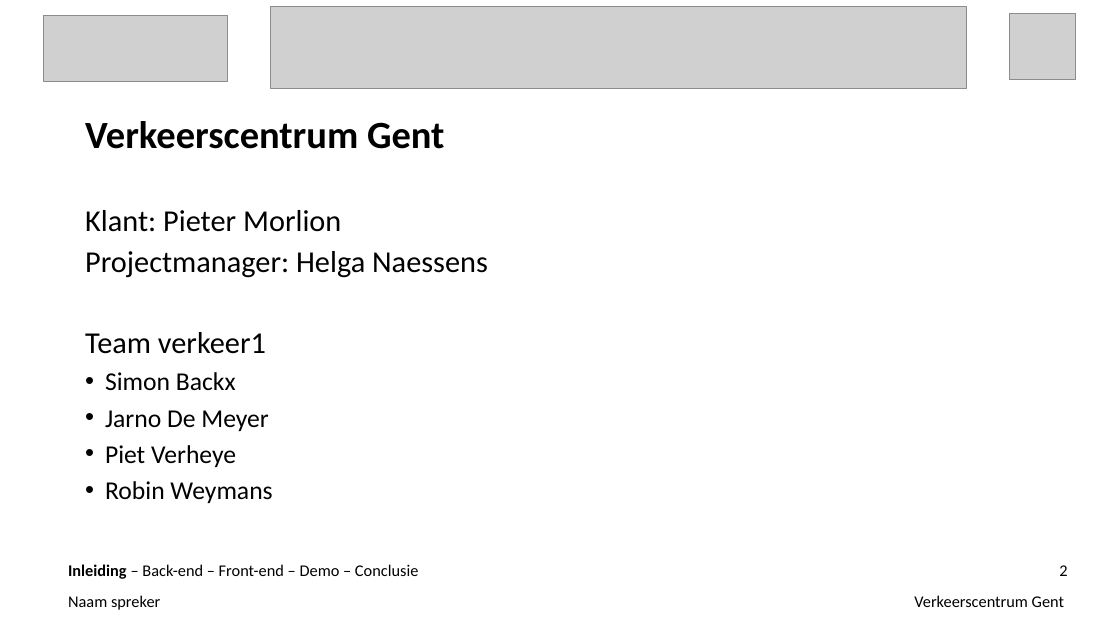
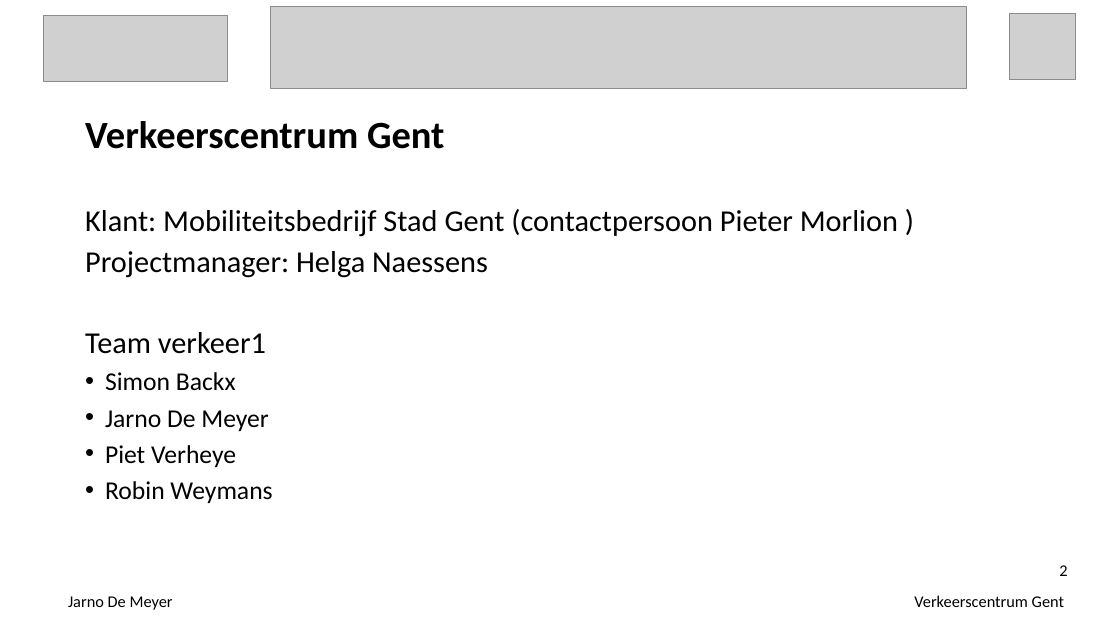
Before and after one commit to ghentlivinglab/Traffic-Travel-Time-Analyzer-1, a slide deck: slide 2 of Einddocumentatie/Presentatie.ppt. Drawn at 1120x630 pixels with LibreOffice and Linux fonts; fonts in the diff are those of the drawing; grey boxes stand for pictures. Boxes give left, top, right and bottom in pixels: in the first picture for what was removed or moved away, otherwise in the second. Text is boxed around its words. In the diff, an @@ line names an element or a change of style, - is before the commit and + after.

```diff
--- a/Einddocumentatie/Presentatie.ppt
+++ b/Einddocumentatie/Presentatie.ppt
@@ text at [85, 209, 898, 237]: text changed @@
-Klant: Pieter Morlion
+Klant: Mobiliteitsbedrijf Stad Gent (contactpersoon Pieter Morlion )
@@ text at [68, 596, 173, 610]: text changed @@
-Inleiding – Back-end – Front-end – Demo – Conclusie
+Jarno De Meyer
@@ text removed at [68, 595, 160, 610] @@
-Naam spreker
```
Also in this commit, not shown: 20 other slides changed, 6 slides added, 1 slide removed, 1 other file.
